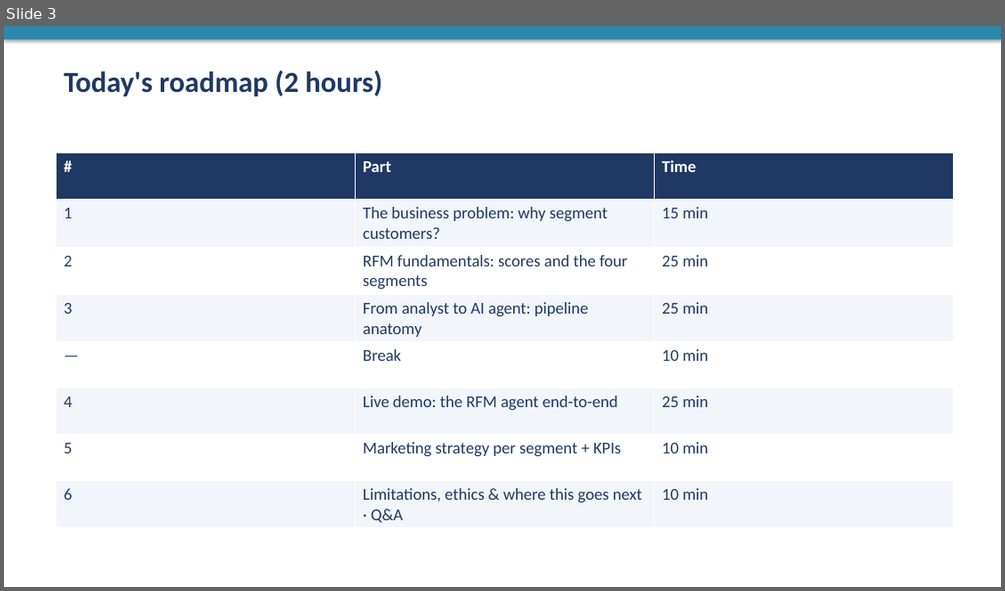
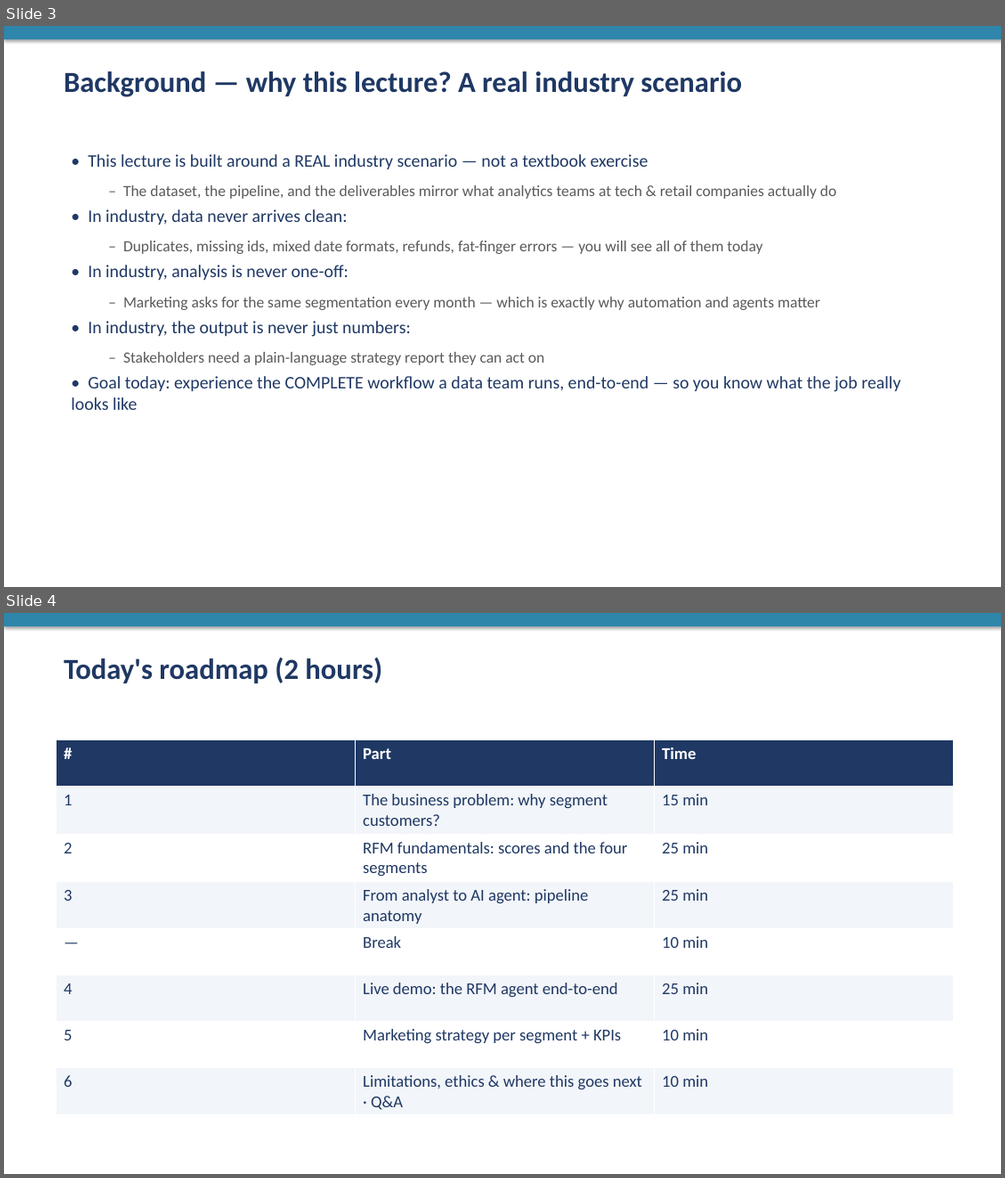
Before and after one commit to liwanghuan/rfm_consumer, a slide deck: nus_lecture_rfm_agent.pptx. Shown one above the other, each under a label of ours: slide 3 before the commit, slides 3 and 4 after it. The pictures are 1005x591 and 1005x1178 pixels, drawn with LibreOffice and Linux fonts; fonts in the diff are those of the drawing. Boxes give left, top, right and bottom in pixels: in the first picture for what was removed or moved away, otherwise in the second. Text is boxed around its words. In the diff, an @@ line names an element or a change of style, - is before the commit and + after.

```diff
--- a/nus_lecture_rfm_agent.pptx
+++ b/nus_lecture_rfm_agent.pptx
@@ slide 3 added at bbox=[4, 26, 1001, 587], background #FFFFFF @@
@@ rectangle added at bbox=[4, 26, 1001, 39], fill #2E86AB @@
@@ text added at bbox=[64, 71, 742, 97], 28 pt, text #1F3864, bold @@
+Background — why this lecture? A real industry scenario
@@ text added at bbox=[71, 154, 900, 410], 15 pt, text #5A5A5A @@
+• This lecture is built around a REAL industry scenario — not a textbook exercise
+  – The dataset, the pipeline, and the deliverables mirror what analytics teams at tech & retail companies actually do
+• In industry, data never arrives clean:
+  – Duplicates, missing ids, mixed date formats, refunds, fat-finger errors — you will see all of them today
+• In industry, analysis is never one-off:
+  – Marketing asks for the same segmentation every month — which is exactly why automation and agents matter
+• In industry, the output is never just numbers:
+  – Stakeholders need a plain-language strategy report they can act on
+• Goal today: experience the COMPLETE workflow a data team runs, end-to-end — so you know what the job really looks like
@@ what was slide 3 is now slide 4 @@
```
Also in this commit, not shown: 3 slides changed, 9 other files.
